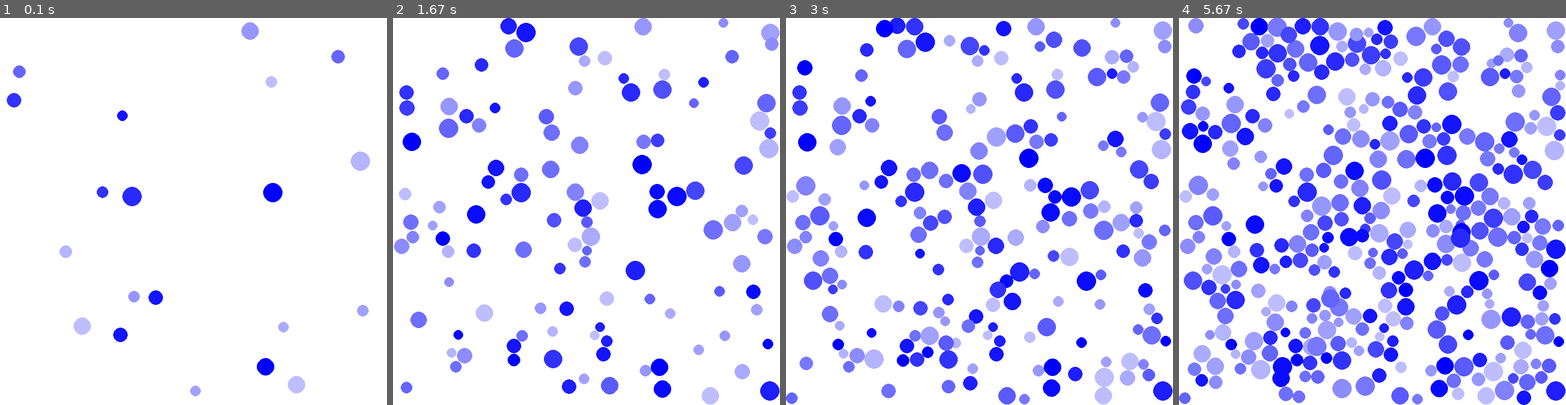
Above: before the commit, frames 1-4 (left to right).
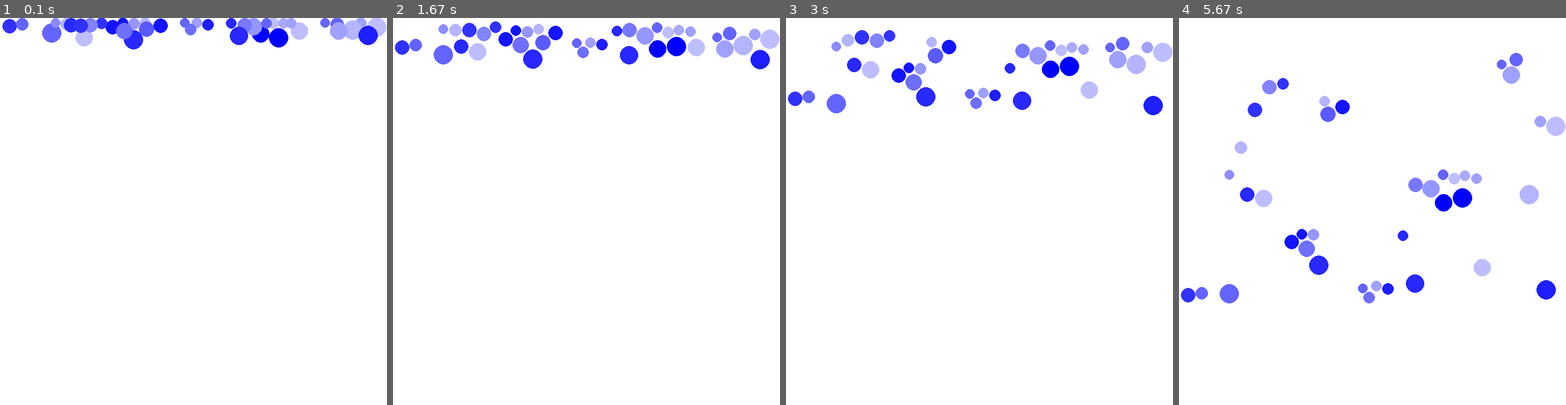
Above: after the commit, the same moments.

Repository: Ylllllax/eden_growth_model
Game: pygame game, started from Eden model/Off-lattice ball deposition.py
Two runs of this game, one before a commit and one after it. Both use one fixed random seed, a clock stepped at 60 frames per second and the inputs below. The source is Python 2; it was converted automatically to run under Python 3.
Inputs (mouse positions are in pixels of both pictures, inside the frame that each line leads up to):
- Up to frame 1 (0.1 s): no input
- Up to frame 2 (1.67 s): press the mouse at (443, 172) at 0.37 s; move the mouse to (482, 238) at 0.47 s; release the mouse at (520, 304) at 0.6 s
- Up to frame 3 (3 s): no input
- Up to frame 4 (5.67 s): click (1329, 172) at 3.28 s; press the mouse at (1329, 172) at 3.6 s; move the mouse to (1333, 230) at 3.7 s; release the mouse at (1341, 292) at 3.83 s; click (1333, 118) at 4.72 s; press the mouse at (1333, 118) at 5.47 s; move the mouse to (1318, 230) at 5.57 s

The runs differ from the first frame. In frame 1, 5.8% of the frame differs, in the area x 0-100%, y 0-98%; in frame 2, 17%; in frame 3, 25%; in frame 4, 42%, in the area x 0-100%, y 0-100%.

Commit message:
updated the ball depo

Diff:
--- a/Eden model/Off-lattice ball deposition.py
+++ b/Eden model/Off-lattice ball deposition.py
@@ -6,6 +6,13 @@
 background_colour = (255, 255, 255)
 (width, height) = (800, 800)
 mass_of_air = 0
+gravity = (math.pi, 0.01)
+
+# just loop things
+counter = 0
+off = 0
+
+my_particles_frozen = []
 
 elasticity = 0    # 0 means balls stick i.e. what percentage of speed is retained on bounce
 
@@ -27,11 +34,11 @@
     return None
 
 
-def newParticle(delay):
+def newParticle():
     size = random.randint(10, 20)
     density = random.randint(1, 20)
     x = random.randint(size, width - size)
-    y = random.randint(size, height - size)
+    y = random.randint(size, size+1)
 
     particle = Particle((x, y), size, density * size ** 2)
     particle.colour = (200 - density * 10, 200 - density * 10, 255)
@@ -40,8 +47,22 @@
 
     my_particles.append(particle)
 
-    if delay is True:
-        time.sleep(1)
+
+def newParticleRow():
+    size = 15
+    density = 1
+    y = 1
+    dummy = 0
+
+    for x in range(width):
+        dummy = dummy + 1
+        if dummy%30 == 0:
+            particle = Particle((x, y), size, density * size ** 2)
+            particle.colour = (200 - density * 10, 200 - density * 10, 255)
+            particle.speed = 0
+            particle.angle = 0
+
+            my_particles.append(particle)
 
 
 def collide(p1, p2):
@@ -77,13 +98,13 @@
         self.speed = 0
         self.angle = 0
         self.mass = mass
-        self.drag = (self.mass/(self.mass + mass_of_air)) ** self.size
+        #self.drag = (self.mass/(self.mass + mass_of_air)) ** self.size
 
     def display(self):
         pygame.draw.circle(screen, self.colour, (int(self.x), int(self.y)), self.size, self.thickness)
 
     def move(self):
-        #(self.angle, self.speed) = addVectors((self.angle, self.speed), gravity)
+        (self.angle, self.speed) = addVectors((self.angle, self.speed), gravity)
         self.x += math.sin(self.angle) * self.speed
         self.y -= math.cos(self.angle) * self.speed
         #self.speed *= self.drag
@@ -112,34 +133,46 @@
 screen = pygame.display.set_mode((width, height))
 pygame.display.set_caption('Eden deposition off-lattice')
 
-number_of_particles = 10
+number_of_particles = 40
 my_particles = []
 
 for n in range(number_of_particles):
-    newParticle(0)
+    newParticle()
 
 selected_particle = None
 running = True
 
 while running:
 
-    newParticle(0)
+    counter = counter + 1
+    off = off + 1
+
+    # if counter % 10 == 0:
+        # newParticle()
+    if counter == 1000:
+        newParticleRow()
+        off = 0
+        if counter == 1500:
+            for i in my_particles:
+                my_particles_frozen.append(i)
+                my_particles.remove(i)
+                counter = 0
 
     for event in pygame.event.get():
         if event.type == pygame.QUIT:
             running = False
-        elif event.type == pygame.MOUSEBUTTONDOWN:
-            (mouseX, mouseY) = pygame.mouse.get_pos()
-            selected_particle = findParticle(my_particles, mouseX, mouseY)
-        elif event.type == pygame.MOUSEBUTTONUP:
-            selected_particle = None
+        # elif event.type == pygame.MOUSEBUTTONDOWN:
+        #     (mouseX, mouseY) = pygame.mouse.get_pos()
+        #     selected_particle = findParticle(my_particles, mouseX, mouseY)
+        # elif event.type == pygame.MOUSEBUTTONUP:
+        #     selected_particle = None
 
-    if selected_particle:
-        (mouseX, mouseY) = pygame.mouse.get_pos()
-        dx = mouseX - selected_particle.x
-        dy = mouseY - selected_particle.y
-        selected_particle.angle = 0.5*math.pi + math.atan2(dy, dx)
-        selected_particle.speed = math.hypot(dx, dy) * 0.1
+    # if selected_particle:
+    #     (mouseX, mouseY) = pygame.mouse.get_pos()
+    #     dx = mouseX - selected_particle.x
+    #     dy = mouseY - selected_particle.y
+    #     selected_particle.angle = 0.5*math.pi + math.atan2(dy, dx)
+    #     selected_particle.speed = math.hypot(dx, dy) * 0.1
 
     screen.fill(background_colour)
 
@@ -150,4 +183,9 @@
             collide(particle, particle2)
         particle.display()
 
+    for i, particle in enumerate(my_particles_frozen):
+        for particle2 in my_particles[i+1:]:
+            collide(particle, particle2)
+        particle.display()
+
     pygame.display.flip()
--- /dev/null
+++ b/Eden model/PyParticles.py
@@ -0,0 +1,214 @@
+import math, random
+
+gravity = (math.pi, 0.00)
+
+def addVectors((angle1, length1), (angle2, length2)):
+    """ Returns the sum of two vectors """
+
+    x = math.sin(angle1) * length1 + math.sin(angle2) * length2
+    y = math.cos(angle1) * length1 + math.cos(angle2) * length2
+
+    angle = 0.5 * math.pi - math.atan2(y, x)
+    length = math.hypot(x, y)
+
+    return (angle, length)
+
+
+def combine(p1, p2):
+    if math.hypot(p1.x - p2.x, p1.y - p2.y) < p1.size + p2.size:
+        total_mass = p1.mass + p2.mass
+        p1.x = (p1.x * p1.mass + p2.x * p2.mass) / total_mass
+        p1.y = (p1.y * p1.mass + p2.y * p2.mass) / total_mass
+        (p1.angle, p1.speed) = addVectors((p1.angle, p1.speed * p1.mass / total_mass), (p2.angle, p2.speed * p2.mass / total_mass))
+        p1.speed *= (p1.elasticity * p2.elasticity)
+        p1.mass += p2.mass
+        p1.collide_with = p2
+
+
+def collide(p1, p2):
+    """ Tests whether two particles overlap
+        If they do, make them bounce, i.e. update their angle, speed and position """
+
+    dx = p1.x - p2.x
+    dy = p1.y - p2.y
+
+    dist = math.hypot(dx, dy)
+    if dist < p1.size + p2.size:
+        angle = math.atan2(dy, dx) + 0.5 * math.pi
+        total_mass = p1.mass + p2.mass
+
+        (p1.angle, p1.speed) = addVectors((p1.angle, p1.speed * (p1.mass - p2.mass) / total_mass), (angle, 2 * p2.speed * p2.mass / total_mass))
+        (p2.angle, p2.speed) = addVectors((p2.angle, p2.speed * (p2.mass - p1.mass) / total_mass), (angle + math.pi, 2 * p1.speed * p1.mass / total_mass))
+        elasticity = p1.elasticity * p2.elasticity
+        p1.speed *= elasticity
+        p2.speed *= elasticity
+
+        overlap = 0.5 * (p1.size + p2.size - dist + 1)
+        p1.x += math.sin(angle) * overlap
+        p1.y -= math.cos(angle) * overlap
+        p2.x -= math.sin(angle) * overlap
+        p2.y += math.cos(angle) * overlap
+
+
+class Particle:
+    """ A circular object with a velocity, size and mass """
+
+    def __init__(self, (x, y), size, mass=1):
+        self.x = x
+        self.y = y
+        self.size = size
+        self.colour = (0, 0, 255)
+        self.thickness = 0
+        self.speed = 0
+        self.angle = 0
+        self.mass = mass
+        self.drag = 1
+        self.elasticity = 0.9
+
+    def move(self):
+        """ Update position based on speed, angle """
+
+        self.x += math.sin(self.angle) * self.speed
+        self.y -= math.cos(self.angle) * self.speed
+
+        (self.angle, self.speed) = addVectors((self.angle, self.speed), gravity)
+
+    def experienceDrag(self):
+        self.speed *= self.drag
+
+    def mouseMove(self, (x, y)):
+        """ Change angle and speed to move towards a given point """
+
+        dx = x - self.x
+        dy = y - self.y
+        self.angle = 0.5 * math.pi + math.atan2(dy, dx)
+        self.speed = math.hypot(dx, dy) * 0.1
+
+    def accelerate(self, vector):
+        """ Change angle and speed by a given vector """
+        (self.angle, self.speed) = addVectors((self.angle, self.speed), vector)
+
+    def attract(self, other):
+        """" Change velocity based on gravatational attraction between two particle"""
+
+        dx = (self.x - other.x)
+        dy = (self.y - other.y)
+        dist = math.hypot(dx, dy)
+
+        if dist < self.size + other.size:
+            return True
+
+        theta = math.atan2(dy, dx)
+        force = 0.2 * self.mass * other.mass / dist ** 2
+        self.accelerate((theta - 0.5 * math.pi, force / self.mass))
+        other.accelerate((theta + 0.5 * math.pi, force / other.mass))
+
+
+class Environment:
+    """ Defines the boundary of a simulation and its properties """
+
+    def __init__(self, (width, height)):
+        self.width = width
+        self.height = height
+        self.particles = []
+
+        self.colour = (255, 255, 255)
+        self.mass_of_air = 0.2
+        self.elasticity = 0.75
+        self.acceleration = (0, 0)
+
+        self.particle_functions1 = []
+        self.particle_functions2 = []
+        self.function_dict = {
+            'move': (1, lambda p: p.move()),
+            'drag': (1, lambda p: p.experienceDrag()),
+            'bounce': (1, lambda p: self.bounce(p)),
+            'accelerate': (1, lambda p: p.accelerate(self.acceleration)),
+            'collide': (2, lambda p1, p2: collide(p1, p2)),
+            # 'combine': (2, lambda p1, p2: combine(p1, p2)),
+            'attract': (2, lambda p1, p2: p1.attract(p2))
+        }
+
+    def addFunctions(self, function_list):
+        for func in function_list:
+            (n, f) = self.function_dict.get(func, (-1, None))
+            if n == 1:
+                self.particle_functions1.append(f)
+            elif n == 2:
+                self.particle_functions2.append(f)
+            else:
+                print "No such function: %s" % f
+
+    def addParticles(self, n=1, **kargs):
+        """ Add n particles with properties given by keyword arguments """
+
+        for i in range(n):
+            size = kargs.get('size', random.randint(10, 20))
+            mass = kargs.get('mass', random.randint(100, 10000))
+            x = kargs.get('x', random.uniform(size, self.width - size))
+            y = kargs.get('y', random.uniform(size, self.height - size))
+
+            particle = Particle((x, y), size, mass)
+            particle.speed = kargs.get('speed', random.random())
+            particle.angle = kargs.get('angle', random.uniform(0, math.pi * 2))
+            particle.colour = kargs.get('colour', (0, 0, 255))
+            particle.drag = (particle.mass / (particle.mass + self.mass_of_air)) ** particle.size
+
+            self.particles.append(particle)
+
+    def update(self):
+        """  Moves particles and tests for collisions with the walls and each other """
+
+        for i, particle in enumerate(self.particles):
+            for f in self.particle_functions1:
+                f(particle)
+            for particle2 in self.particles[i + 1:]:
+                for f in self.particle_functions2:
+                    f(particle, particle2)
+
+    def bounce(self, particle):
+        """ Tests whether a particle has hit the boundary of the environment """
+
+        if particle.x > self.width - particle.size:
+            particle.x = 2 * (self.width - particle.size) - particle.x
+            particle.angle = - particle.angle
+            particle.speed *= self.elasticity
+
+        elif particle.x < particle.size:
+            particle.x = 2 * particle.size - particle.x
+            particle.angle = - particle.angle
+            particle.speed *= self.elasticity
+
+        if particle.y > self.height - particle.size:
+            particle.y = 2 * (self.height - particle.size) - particle.y
+            particle.angle = math.pi - particle.angle
+            particle.speed *= self.elasticity
+
+        elif particle.y < particle.size:
+            particle.y = 2 * particle.size - particle.y
+            particle.angle = math.pi - particle.angle
+            particle.speed *= self.elasticity
+
+        # if self.x > width - self.size:
+        #     self.x = 2 * (width - self.size) - self.x
+        #     self.angle = - self.angle
+        #
+        # elif self.x < self.size:
+        #     self.x = 2 * self.size - self.x
+        #     self.angle = - self.angle
+        #
+        # if self.y > height - self.size:
+        #     self.y = 2 * (height - self.size) - self.y
+        #     self.angle = math.pi - self.angle
+        #
+        # elif self.y < self.size:
+        #     self.y = 2 * self.size - self.y
+        #     self.angle = math.pi - self.angle
+
+    def findParticle(self, x, y):
+        """ Returns any particle that occupies position x, y """
+
+        for particle in self.particles:
+            if math.hypot(particle.x - x, particle.y - y) <= particle.size:
+                return particle
+        return None
--- /dev/null
+++ b/Eden model/test.py
@@ -0,0 +1,49 @@
+import random
+import pygame
+import math
+import PyParticles
+
+(width, height) = (400, 400)
+screen = pygame.display.set_mode((width, height))
+pygame.display.set_caption('Star formation')
+
+universe = PyParticles.Environment((width, height))
+universe.colour = (0, 0, 0)
+universe.addFunctions(['move', 'attract', 'combine'])
+
+
+def calculateRadius(mass):
+    return 0.5 * mass ** (0.5)
+
+
+for p in range(100):
+    particle_mass = random.randint(1, 4)
+    particle_size = calculateRadius(particle_mass)
+    universe.addParticles(mass=particle_mass, size=particle_size, speed=0, colour=(255, 255, 255))
+
+running = True
+while running:
+    for event in pygame.event.get():
+        if event.type == pygame.QUIT:
+            running = False
+
+    screen.fill(universe.colour)
+    universe.update()
+
+    particles_to_remove = []
+    for p in universe.particles:
+        if 'collide_with' in p.__dict__:
+            particles_to_remove.append(p.collide_with)
+            p.size = calculateRadius(p.mass)
+            del p.__dict__['collide_with']
+
+        if p.size < 2:
+            pygame.draw.rect(screen, p.colour, (int(p.x), int(p.y), 2, 2))
+        else:
+            pygame.draw.circle(screen, p.colour, (int(p.x), int(p.y)), int(p.size), 0)
+
+    for p in particles_to_remove:
+        if p in universe.particles:
+            universe.particles.remove(p)
+
+    pygame.display.flip()
Not shown, added: Eden model/PyParticles.pyc
